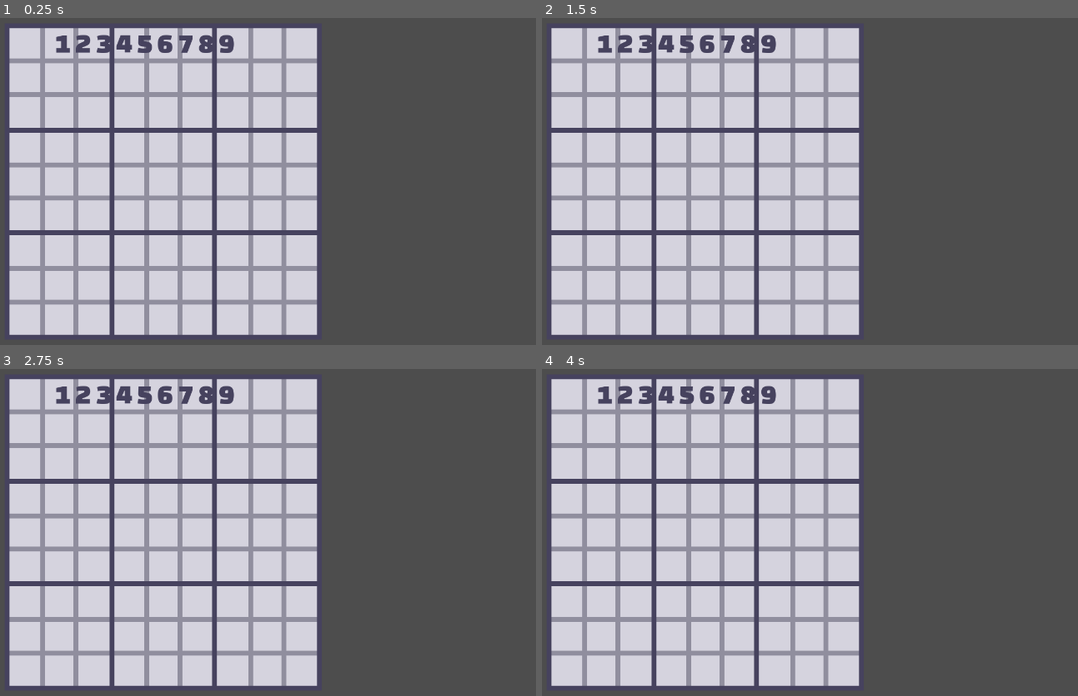
Above: before the commit, frames 1-4 (two rows, left to right).
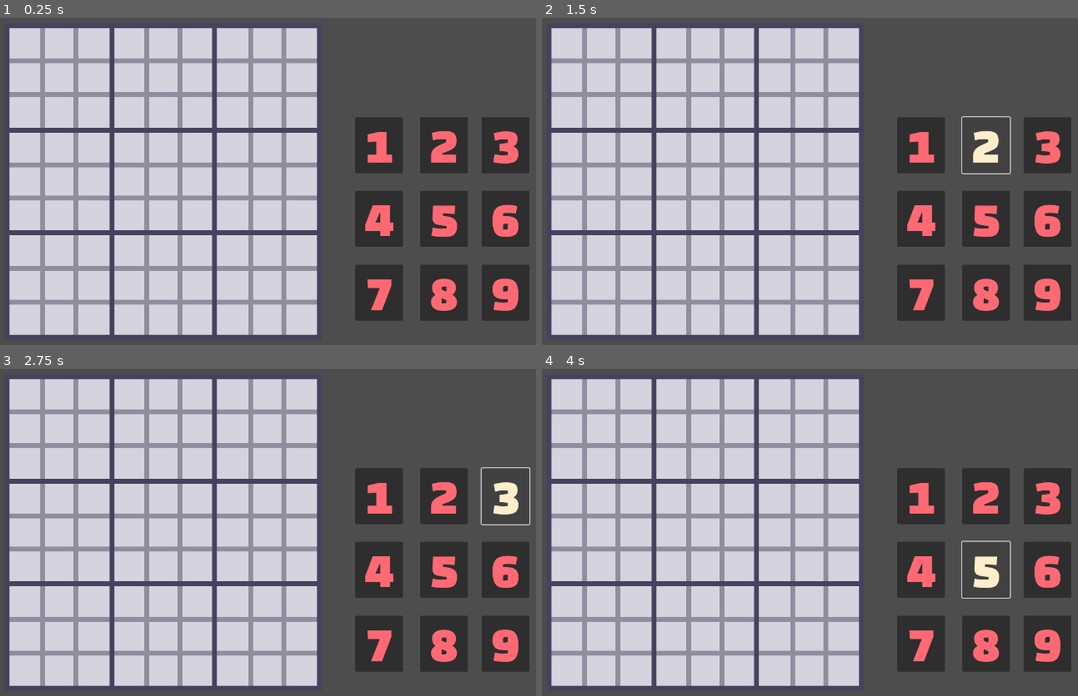
Above: after the commit, the same moments.

Repository: Little-Motivated/Sudoku
Game: Godot game, scene res://Scenes/level.tscn
Same seed, same stepped clock (60 frames per second), same inputs: the game is played once before the commit and once after it.
Inputs (mouse positions are in pixels of both pictures, inside the frame that each line leads up to):
- Up to frame 1 (0.25 s): no input
- Up to frame 2 (1.5 s): click (922, 145) at 0.5 s, where only the run after the commit has a clickable "1"; click (986, 145) at 1.25 s, where only the run after the commit has a clickable "2"
- Up to frame 3 (2.75 s): click (503, 496) at 2 s, where only the run after the commit has a clickable "3"
- Up to frame 4 (4 s): click (922, 568) at 2.75 s, where only the run after the commit has a clickable "4"; click (986, 568) at 3.5 s, where only the run after the commit has a clickable "5"

The runs differ from the first frame. In frame 1, 15% of the frame differs, in the area x 10-99%, y 5-93%; in frame 2, 14%; in frame 3, 14%; in frame 4, 14%.
Error after the commit: Parse Error: Expected indented block after function declaration. (res://Scenes/level.gd:46)

Commit message:
Add buttons and numbers

Diff:
--- a/Scenes/Numbers/1.tscn
+++ /dev/null
@@ -1,6 +0,0 @@
-[gd_scene format=3 uid="uid://dhfad64v0n0oa"]
-
-[node name="Label" type="Label"]
-offset_right = 40.0
-offset_bottom = 23.0
-text = "1"
--- /dev/null
+++ b/Scenes/Numbers/number.tscn
@@ -0,0 +1,11 @@
+[gd_scene load_steps=2 format=3 uid="uid://dhfad64v0n0oa"]
+
+[ext_resource type="FontFile" uid="uid://baoiypopi7avd" path="res://Resourses/Font/ChangaOne-Regular.ttf" id="1_lj5hp"]
+
+[node name="Label" type="Label"]
+offset_right = 70.0
+offset_bottom = 70.0
+theme_override_colors/font_color = Color(0.27451, 0.258824, 0.368627, 1)
+theme_override_fonts/font = ExtResource("1_lj5hp")
+theme_override_font_sizes/font_size = 60
+text = "  1"
--- a/Scenes/level.gd
+++ b/Scenes/level.gd
@@ -20,10 +20,11 @@
 # Called every frame. 'delta' is the elapsed time since the previous frame.
 func _process(delta: float) -> void:
 	#print(get_global_mouse_position())
-	if Input.is_mouse_button_pressed(MOUSE_BUTTON_LEFT):
-		if self.get_viewport_rect().has_point(get_global_mouse_position()):
-			pass
-			# print("gddfsdg")
+	if Input.is_physical_key_pressed(KEY_1):
+		print("1111")
+	else:
+		pass
+
 
 
 func _input(event: InputEvent) -> void:
@@ -39,3 +40,7 @@
 				yy = (yy - 66) / 70;
 				print(xx);
 				print(yy);
+				active = [yy,xx]
+
+
+func _on__pressed() -> void:
--- a/Scenes/level.tscn
+++ b/Scenes/level.tscn
@@ -2,7 +2,7 @@
 
 [ext_resource type="PackedScene" uid="uid://c5cedfr4rpvat" path="res://Scenes/board.tscn" id="1_bw7q5"]
 [ext_resource type="Script" path="res://Scenes/level.gd" id="1_ff077"]
-[ext_resource type="PackedScene" uid="uid://d2boo8cqg7vkr" path="res://Scenes/test_text.tscn" id="3_dodbn"]
+[ext_resource type="FontFile" uid="uid://baoiypopi7avd" path="res://Resourses/Font/ChangaOne-Regular.ttf" id="4_i0amk"]
 
 [node name="Level" type="Node2D"]
 script = ExtResource("1_ff077")
@@ -10,8 +10,620 @@
 [node name="Board" parent="." instance=ExtResource("1_bw7q5")]
 position = Vector2(59, 59)
 
-[node name="Test_Text" parent="." instance=ExtResource("3_dodbn")]
-offset_left = 161.0
-offset_top = 69.0
-offset_right = 592.0
-offset_bottom = 130.0
+[node name="Buttons" type="Node2D" parent="."]
+
+[node name="1" type="Button" parent="Buttons"]
+offset_left = 777.0
+offset_top = 252.0
+offset_right = 875.0
+offset_bottom = 367.0
+theme_override_colors/font_hover_pressed_color = Color(1, 0.690196, 0.639216, 1)
+theme_override_colors/font_hover_color = Color(1, 0.933333, 0.8, 1)
+theme_override_colors/font_pressed_color = Color(1, 0.933333, 0.8, 1)
+theme_override_colors/font_focus_color = Color(1, 0.933333, 0.8, 1)
+theme_override_colors/font_color = Color(1, 0.411765, 0.45098, 1)
+theme_override_fonts/font = ExtResource("4_i0amk")
+theme_override_font_sizes/font_size = 100
+text = " 1 "
+
+[node name="2" type="Button" parent="Buttons"]
+offset_left = 910.0
+offset_top = 252.0
+offset_right = 1008.0
+offset_bottom = 367.0
+theme_override_colors/font_hover_pressed_color = Color(1, 0.690196, 0.639216, 1)
+theme_override_colors/font_hover_color = Color(1, 0.933333, 0.8, 1)
+theme_override_colors/font_pressed_color = Color(1, 0.933333, 0.8, 1)
+theme_override_colors/font_focus_color = Color(1, 0.933333, 0.8, 1)
+theme_override_colors/font_color = Color(1, 0.411765, 0.45098, 1)
+theme_override_fonts/font = ExtResource("4_i0amk")
+theme_override_font_sizes/font_size = 100
+text = " 2 "
+
+[node name="3" type="Button" parent="Buttons"]
+offset_left = 1036.0
+offset_top = 252.0
+offset_right = 1134.0
+offset_bottom = 367.0
+theme_override_colors/font_hover_pressed_color = Color(1, 0.690196, 0.639216, 1)
+theme_override_colors/font_hover_color = Color(1, 0.933333, 0.8, 1)
+theme_override_colors/font_pressed_color = Color(1, 0.933333, 0.8, 1)
+theme_override_colors/font_focus_color = Color(1, 0.933333, 0.8, 1)
+theme_override_colors/font_color = Color(1, 0.411765, 0.45098, 1)
+theme_override_fonts/font = ExtResource("4_i0amk")
+theme_override_font_sizes/font_size = 100
+text = " 3 "
+
+[node name="4" type="Button" parent="Buttons"]
+offset_left = 777.0
+offset_top = 403.0
+offset_right = 875.0
+offset_bottom = 518.0
+theme_override_colors/font_hover_pressed_color = Color(1, 0.690196, 0.639216, 1)
+theme_override_colors/font_hover_color = Color(1, 0.933333, 0.8, 1)
+theme_override_colors/font_pressed_color = Color(1, 0.933333, 0.8, 1)
+theme_override_colors/font_focus_color = Color(1, 0.933333, 0.8, 1)
+theme_override_colors/font_color = Color(1, 0.411765, 0.45098, 1)
+theme_override_fonts/font = ExtResource("4_i0amk")
+theme_override_font_sizes/font_size = 100
+text = " 4 "
+
+[node name="5" type="Button" parent="Buttons"]
+offset_left = 910.0
+offset_top = 403.0
+offset_right = 1008.0
+offset_bottom = 518.0
+theme_override_colors/font_hover_pressed_color = Color(1, 0.690196, 0.639216, 1)
+theme_override_colors/font_hover_color = Color(1, 0.933333, 0.8, 1)
+theme_override_colors/font_pressed_color = Color(1, 0.933333, 0.8, 1)
+theme_override_colors/font_focus_color = Color(1, 0.933333, 0.8, 1)
+theme_override_colors/font_color = Color(1, 0.411765, 0.45098, 1)
+theme_override_fonts/font = ExtResource("4_i0amk")
+theme_override_font_sizes/font_size = 100
+text = " 5 "
+
+[node name="6" type="Button" parent="Buttons"]
+offset_left = 1036.0
+offset_top = 403.0
+offset_right = 1134.0
+offset_bottom = 518.0
+theme_override_colors/font_hover_pressed_color = Color(1, 0.690196, 0.639216, 1)
+theme_override_colors/font_hover_color = Color(1, 0.933333, 0.8, 1)
+theme_override_colors/font_pressed_color = Color(1, 0.933333, 0.8, 1)
+theme_override_colors/font_focus_color = Color(1, 0.933333, 0.8, 1)
+theme_override_colors/font_color = Color(1, 0.411765, 0.45098, 1)
+theme_override_fonts/font = ExtResource("4_i0amk")
+theme_override_font_sizes/font_size = 100
+text = " 6 "
+
+[node name="7" type="Button" parent="Buttons"]
+offset_left = 777.0
+offset_top = 555.0
+offset_right = 875.0
+offset_bottom = 670.0
+theme_override_colors/font_hover_pressed_color = Color(1, 0.690196, 0.639216, 1)
+theme_override_colors/font_hover_color = Color(1, 0.933333, 0.8, 1)
+theme_override_colors/font_pressed_color = Color(1, 0.933333, 0.8, 1)
+theme_override_colors/font_focus_color = Color(1, 0.933333, 0.8, 1)
+theme_override_colors/font_color = Color(1, 0.411765, 0.45098, 1)
+theme_override_fonts/font = ExtResource("4_i0amk")
+theme_override_font_sizes/font_size = 100
+text = " 7 "
+
+[node name="8" type="Button" parent="Buttons"]
+offset_left = 910.0
+offset_top = 555.0
+offset_right = 1008.0
+offset_bottom = 670.0
+theme_override_colors/font_hover_pressed_color = Color(1, 0.690196, 0.639216, 1)
+theme_override_colors/font_hover_color = Color(1, 0.933333, 0.8, 1)
+theme_override_colors/font_pressed_color = Color(1, 0.933333, 0.8, 1)
+theme_override_colors/font_focus_color = Color(1, 0.933333, 0.8, 1)
+theme_override_colors/font_color = Color(1, 0.411765, 0.45098, 1)
+theme_override_fonts/font = ExtResource("4_i0amk")
+theme_override_font_sizes/font_size = 100
+text = " 8 "
+
+[node name="9" type="Button" parent="Buttons"]
+offset_left = 1036.0
+offset_top = 555.0
+offset_right = 1134.0
+offset_bottom = 670.0
+theme_override_colors/font_hover_pressed_color = Color(1, 0.690196, 0.639216, 1)
+theme_override_colors/font_hover_color = Color(1, 0.933333, 0.8, 1)
+theme_override_colors/font_pressed_color = Color(1, 0.933333, 0.8, 1)
+theme_override_colors/font_focus_color = Color(1, 0.933333, 0.8, 1)
+theme_override_colors/font_color = Color(1, 0.411765, 0.45098, 1)
+theme_override_fonts/font = ExtResource("4_i0amk")
+theme_override_font_sizes/font_size = 100
+text = " 9 "
+
+[node name="Numbers" type="Node2D" parent="."]
+
+[node name="1" type="Label" parent="Numbers"]
+offset_left = 66.0
+offset_top = 66.0
+offset_right = 136.0
+offset_bottom = 136.0
+
+[node name="2" type="Label" parent="Numbers"]
+offset_left = 136.0
+offset_top = 66.0
+offset_right = 206.0
+offset_bottom = 136.0
+
+[node name="3" type="Label" parent="Numbers"]
+offset_left = 206.0
+offset_top = 66.0
+offset_right = 276.0
+offset_bottom = 136.0
+
+[node name="4" type="Label" parent="Numbers"]
+offset_left = 279.0
+offset_top = 66.0
+offset_right = 349.0
+offset_bottom = 136.0
+
+[node name="5" type="Label" parent="Numbers"]
+offset_left = 349.0
+offset_top = 66.0
+offset_right = 419.0
+offset_bottom = 136.0
+
+[node name="6" type="Label" parent="Numbers"]
+offset_left = 419.0
+offset_top = 66.0
+offset_right = 489.0
+offset_bottom = 136.0
+
+[node name="7" type="Label" parent="Numbers"]
+offset_left = 492.0
+offset_top = 66.0
+offset_right = 562.0
+offset_bottom = 136.0
+
+[node name="8" type="Label" parent="Numbers"]
+offset_left = 562.0
+offset_top = 66.0
+offset_right = 632.0
+offset_bottom = 136.0
+
+[node name="9" type="Label" parent="Numbers"]
+offset_left = 632.0
+offset_top = 66.0
+offset_right = 702.0
+offset_bottom = 136.0
+
+[node name="10" type="Label" parent="Numbers"]
+offset_left = 66.0
+offset_top = 136.0
+offset_right = 136.0
+offset_bottom = 206.0
+
+[node name="11" type="Label" parent="Numbers"]
+offset_left = 136.0
+offset_top = 136.0
+offset_right = 206.0
+offset_bottom = 206.0
+
+[node name="12" type="Label" parent="Numbers"]
+offset_left = 206.0
+offset_top = 136.0
+offset_right = 276.0
+offset_bottom = 206.0
+
+[node name="13" type="Label" parent="Numbers"]
+offset_left = 279.0
+offset_top = 136.0
+offset_right = 349.0
+offset_bottom = 206.0
+
+[node name="14" type="Label" parent="Numbers"]
+offset_left = 349.0
+offset_top = 136.0
+offset_right = 419.0
+offset_bottom = 206.0
+
+[node name="15" type="Label" parent="Numbers"]
+offset_left = 419.0
+offset_top = 136.0
+offset_right = 489.0
+offset_bottom = 206.0
+
+[node name="16" type="Label" parent="Numbers"]
+offset_left = 492.0
+offset_top = 136.0
+offset_right = 562.0
+offset_bottom = 206.0
+
+[node name="17" type="Label" parent="Numbers"]
+offset_left = 562.0
+offset_top = 136.0
+offset_right = 632.0
+offset_bottom = 206.0
+
+[node name="18" type="Label" parent="Numbers"]
+offset_left = 632.0
+offset_top = 136.0
+offset_right = 702.0
+offset_bottom = 206.0
+
+[node name="19" type="Label" parent="Numbers"]
+offset_left = 66.0
+offset_top = 206.0
+offset_right = 136.0
+offset_bottom = 276.0
+
+[node name="20" type="Label" parent="Numbers"]
+offset_left = 136.0
+offset_top = 206.0
+offset_right = 206.0
+offset_bottom = 276.0
+
+[node name="21" type="Label" parent="Numbers"]
+offset_left = 206.0
+offset_top = 206.0
+offset_right = 276.0
+offset_bottom = 276.0
+
+[node name="22" type="Label" parent="Numbers"]
+offset_left = 279.0
+offset_top = 206.0
+offset_right = 349.0
+offset_bottom = 276.0
+
+[node name="23" type="Label" parent="Numbers"]
+offset_left = 349.0
+offset_top = 206.0
+offset_right = 419.0
+offset_bottom = 276.0
+
+[node name="24" type="Label" parent="Numbers"]
+offset_left = 419.0
+offset_top = 206.0
+offset_right = 489.0
+offset_bottom = 276.0
+
+[node name="25" type="Label" parent="Numbers"]
+offset_left = 492.0
+offset_top = 206.0
+offset_right = 562.0
+offset_bottom = 276.0
+
+[node name="26" type="Label" parent="Numbers"]
+offset_left = 562.0
+offset_top = 206.0
+offset_right = 632.0
+offset_bottom = 276.0
+
+[node name="27" type="Label" parent="Numbers"]
+offset_left = 632.0
+offset_top = 206.0
+offset_right = 702.0
+offset_bottom = 276.0
+
+[node name="28" type="Label" parent="Numbers"]
+offset_left = 66.0
+offset_top = 280.0
+offset_right = 136.0
+offset_bottom = 350.0
+
+[node name="29" type="Label" parent="Numbers"]
+offset_left = 136.0
+offset_top = 280.0
+offset_right = 206.0
+offset_bottom = 350.0
+
+[node name="30" type="Label" parent="Numbers"]
+offset_left = 206.0
+offset_top = 280.0
+offset_right = 276.0
+offset_bottom = 350.0
+
+[node name="31" type="Label" parent="Numbers"]
+offset_left = 279.0
+offset_top = 280.0
+offset_right = 349.0
+offset_bottom = 350.0
+
+[node name="32" type="Label" parent="Numbers"]
+offset_left = 349.0
+offset_top = 280.0
+offset_right = 419.0
+offset_bottom = 350.0
+
+[node name="33" type="Label" parent="Numbers"]
+offset_left = 419.0
+offset_top = 280.0
+offset_right = 489.0
+offset_bottom = 350.0
+
+[node name="34" type="Label" parent="Numbers"]
+offset_left = 492.0
+offset_top = 280.0
+offset_right = 562.0
+offset_bottom = 350.0
+
+[node name="35" type="Label" parent="Numbers"]
+offset_left = 562.0
+offset_top = 280.0
+offset_right = 632.0
+offset_bottom = 350.0
+
+[node name="36" type="Label" parent="Numbers"]
+offset_left = 632.0
+offset_top = 280.0
+offset_right = 702.0
+offset_bottom = 350.0
+
+[node name="37" type="Label" parent="Numbers"]
+offset_left = 66.0
+offset_top = 350.0
+offset_right = 136.0
+offset_bottom = 420.0
+
+[node name="38" type="Label" parent="Numbers"]
+offset_left = 136.0
+offset_top = 350.0
+offset_right = 206.0
+offset_bottom = 420.0
+
+[node name="39" type="Label" parent="Numbers"]
+offset_left = 206.0
+offset_top = 350.0
+offset_right = 276.0
+offset_bottom = 420.0
+
+[node name="40" type="Label" parent="Numbers"]
+offset_left = 279.0
+offset_top = 350.0
+offset_right = 349.0
+offset_bottom = 420.0
+
+[node name="41" type="Label" parent="Numbers"]
+offset_left = 349.0
+offset_top = 350.0
+offset_right = 419.0
+offset_bottom = 420.0
+
+[node name="42" type="Label" parent="Numbers"]
+offset_left = 419.0
+offset_top = 350.0
+offset_right = 489.0
+offset_bottom = 420.0
+
+[node name="43" type="Label" parent="Numbers"]
+offset_left = 492.0
+offset_top = 350.0
+offset_right = 562.0
+offset_bottom = 420.0
+
+[node name="44" type="Label" parent="Numbers"]
+offset_left = 562.0
+offset_top = 350.0
+offset_right = 632.0
+offset_bottom = 420.0
+
+[node name="45" type="Label" parent="Numbers"]
+offset_left = 632.0
+offset_top = 350.0
+offset_right = 702.0
+offset_bottom = 420.0
+
+[node name="46" type="Label" parent="Numbers"]
+offset_left = 66.0
+offset_top = 420.0
+offset_right = 136.0
+offset_bottom = 490.0
+
+[node name="47" type="Label" parent="Numbers"]
+offset_left = 136.0
+offset_top = 420.0
+offset_right = 206.0
+offset_bottom = 490.0
+
+[node name="48" type="Label" parent="Numbers"]
+offset_left = 206.0
+offset_top = 420.0
+offset_right = 276.0
+offset_bottom = 490.0
+
+[node name="49" type="Label" parent="Numbers"]
+offset_left = 279.0
+offset_top = 420.0
+offset_right = 349.0
+offset_bottom = 490.0
+
+[node name="50" type="Label" parent="Numbers"]
+offset_left = 349.0
+offset_top = 420.0
+offset_right = 419.0
+offset_bottom = 490.0
+
+[node name="51" type="Label" parent="Numbers"]
+offset_left = 419.0
+offset_top = 420.0
+offset_right = 489.0
+offset_bottom = 490.0
+
+[node name="52" type="Label" parent="Numbers"]
+offset_left = 492.0
+offset_top = 420.0
+offset_right = 562.0
+offset_bottom = 490.0
+
+[node name="53" type="Label" parent="Numbers"]
+offset_left = 562.0
+offset_top = 420.0
+offset_right = 632.0
+offset_bottom = 490.0
+
+[node name="54" type="Label" parent="Numbers"]
+offset_left = 632.0
+offset_top = 420.0
+offset_right = 702.0
+offset_bottom = 490.0
+
+[node name="55" type="Label" parent="Numbers"]
+offset_left = 66.0
+offset_top = 490.0
+offset_right = 136.0
+offset_bottom = 560.0
+
+[node name="56" type="Label" parent="Numbers"]
+offset_left = 136.0
+offset_top = 490.0
+offset_right = 206.0
+offset_bottom = 560.0
+
+[node name="57" type="Label" parent="Numbers"]
+offset_left = 206.0
+offset_top = 490.0
+offset_right = 276.0
+offset_bottom = 560.0
+
+[node name="58" type="Label" parent="Numbers"]
+offset_left = 279.0
+offset_top = 490.0
+offset_right = 349.0
+offset_bottom = 560.0
+
+[node name="59" type="Label" parent="Numbers"]
+offset_left = 349.0
+offset_top = 490.0
+offset_right = 419.0
+offset_bottom = 560.0
+
+[node name="60" type="Label" parent="Numbers"]
+offset_left = 419.0
+offset_top = 490.0
+offset_right = 489.0
+offset_bottom = 560.0
+
+[node name="61" type="Label" parent="Numbers"]
+offset_left = 492.0
+offset_top = 490.0
+offset_right = 562.0
+offset_bottom = 560.0
+
+[node name="62" type="Label" parent="Numbers"]
+offset_left = 562.0
+offset_top = 490.0
+offset_right = 632.0
+offset_bottom = 560.0
+
+[node name="63" type="Label" parent="Numbers"]
+offset_left = 632.0
+offset_top = 490.0
+offset_right = 702.0
+offset_bottom = 560.0
+
+[node name="64" type="Label" parent="Numbers"]
+offset_left = 66.0
+offset_top = 563.0
+offset_right = 136.0
+offset_bottom = 633.0
+
+[node name="65" type="Label" parent="Numbers"]
+offset_left = 136.0
+offset_top = 563.0
+offset_right = 206.0
+offset_bottom = 633.0
+
+[node name="66" type="Label" parent="Numbers"]
+offset_left = 206.0
+offset_top = 563.0
+offset_right = 276.0
+offset_bottom = 633.0
+
+[node name="67" type="Label" parent="Numbers"]
+offset_left = 279.0
+offset_top = 563.0
+offset_right = 349.0
+offset_bottom = 633.0
+
+[node name="68" type="Label" parent="Numbers"]
+offset_left = 349.0
+offset_top = 563.0
+offset_right = 419.0
+offset_bottom = 633.0
+
+[node name="69" type="Label" parent="Numbers"]
+offset_left = 419.0
+offset_top = 563.0
+offset_right = 489.0
+offset_bottom = 633.0
+
+[node name="70" type="Label" parent="Numbers"]
+offset_left = 492.0
+offset_top = 563.0
+offset_right = 562.0
+offset_bottom = 633.0
+
+[node name="71" type="Label" parent="Numbers"]
+offset_left = 562.0
+offset_top = 563.0
+offset_right = 632.0
+offset_bottom = 633.0
+
+[node name="72" type="Label" parent="Numbers"]
+offset_left = 632.0
+offset_top = 563.0
+offset_right = 702.0
+offset_bottom = 633.0
+
+[node name="73" type="Label" parent="Numbers"]
+offset_left = 66.0
+offset_top = 633.0
+offset_right = 136.0
+offset_bottom = 703.0
+
+[node name="74" type="Label" parent="Numbers"]
+offset_left = 136.0
+offset_top = 633.0
+offset_right = 206.0
+offset_bottom = 703.0
+
+[node name="75" type="Label" parent="Numbers"]
+offset_left = 206.0
+offset_top = 633.0
+offset_right = 276.0
+offset_bottom = 703.0
+
+[node name="76" type="Label" parent="Numbers"]
+offset_left = 279.0
+offset_top = 633.0
+offset_right = 349.0
+offset_bottom = 703.0
+
+[node name="77" type="Label" parent="Numbers"]
+offset_left = 349.0
+offset_top = 633.0
+offset_right = 419.0
+offset_bottom = 703.0
+
+[node name="78" type="Label" parent="Numbers"]
+offset_left = 419.0
+offset_top = 633.0
+offset_right = 489.0
+offset_bottom = 703.0
+
+[node name="79" type="Label" parent="Numbers"]
+offset_left = 492.0
+offset_top = 633.0
+offset_right = 562.0
+offset_bottom = 703.0
+
+[node name="80" type="Label" parent="Numbers"]
+offset_left = 562.0
+offset_top = 633.0
+offset_right = 632.0
+offset_bottom = 703.0
+
+[node name="81" type="Label" parent="Numbers"]
+offset_left = 632.0
+offset_top = 633.0
+offset_right = 702.0
+offset_bottom = 703.0
+
+[connection signal="pressed" from="Buttons/1" to="." method="_on__pressed"]
--- a/Scenes/test_text.tscn
+++ b/Scenes/test_text.tscn
@@ -4,8 +4,10 @@
 
 [node name="Test_Text" type="RichTextLabel"]
 modulate = Color(0.27451, 0.258824, 0.368627, 1)
-offset_right = 431.0
-offset_bottom = 61.0
+offset_left = 54.0
+offset_top = 32.0
+offset_right = 121.0
+offset_bottom = 100.0
 theme_override_fonts/normal_font = ExtResource("1_cpgr1")
 theme_override_font_sizes/normal_font_size = 56
-text = "1 2 3 4 5 6 7 8 9"
+text = "  1"
Not shown, removed: My_key.pub
Not shown, removed: key.pub
